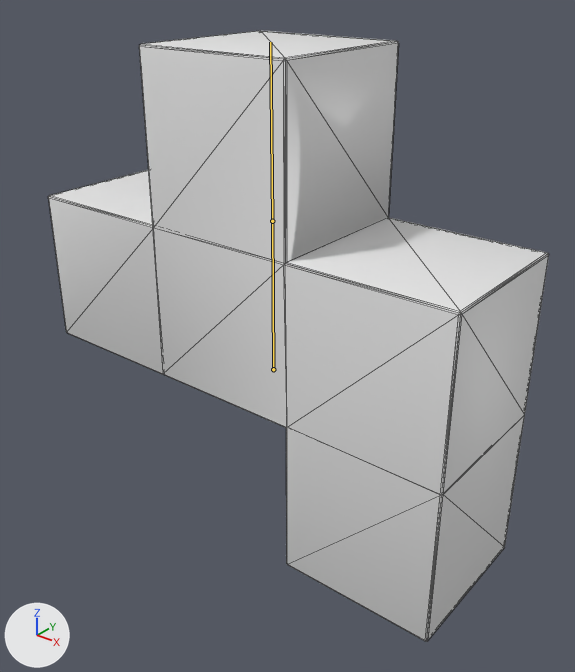
The glTF model assets/runtime/enemy/grease-fly/lod0.glb: old version first, new version second.
Before and after are seen from a 50 mm lens placed at (3.42, -4.0, 3.45), pointed at (0.76, -0.68, 1.39). Every picture has the same lights, and +X, +Y and +Z are marked at lower left. The older version comes first. The bones that change, and the others that lie on the model, are drawn over the model as lines. Mesh edges are drawn as thin lines.

In view in the first picture: 'grease-fly-blockout_lod0'.
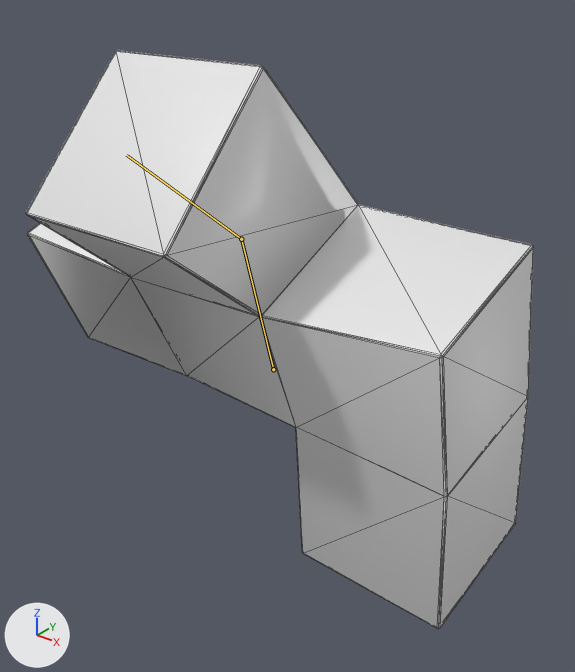
The newer file adds an action. The first version stands in its rest pose; the second is drawn at frame 8 of the action 'attack'.

Where the change shows, as pixel boxes [x1, y1, x2, y2] in the pictures (575 x 672 px):
'grease-fly-blockout_lod0', posed: before [48, 31, 549, 642]; after [26, 50, 533, 629]
bone 'mid', root to tip: before (273, 369) to (272, 221); after (273, 369) to (241, 239)
bone 'tip', root to tip: before (272, 221) to (270, 42); after (241, 239) to (126, 155)

The edits, one by one:
Bone 'mid' (bone_mid) turns from (0, 0, 0) to (16, 0, 0) degrees about its own x, y and z.
Bone 'tip' (bone_tip) turns from (0, 0, 0) to (36, 0, 0) degrees about its own x, y and z.
